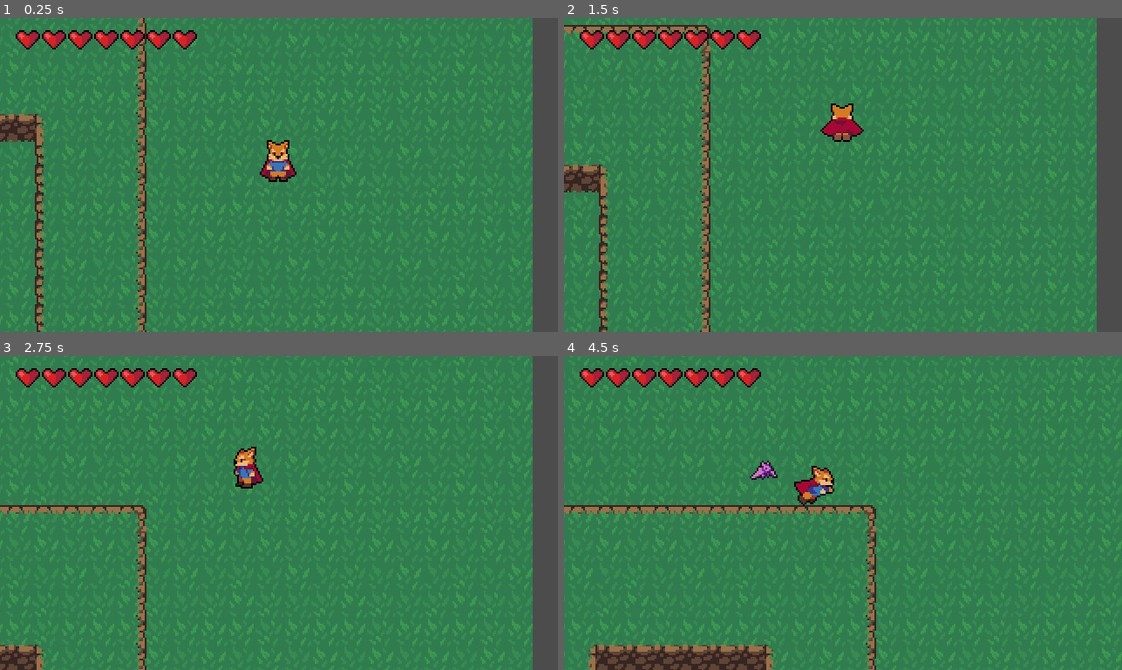
Above: before the commit, frames 1-4 (two rows, left to right).
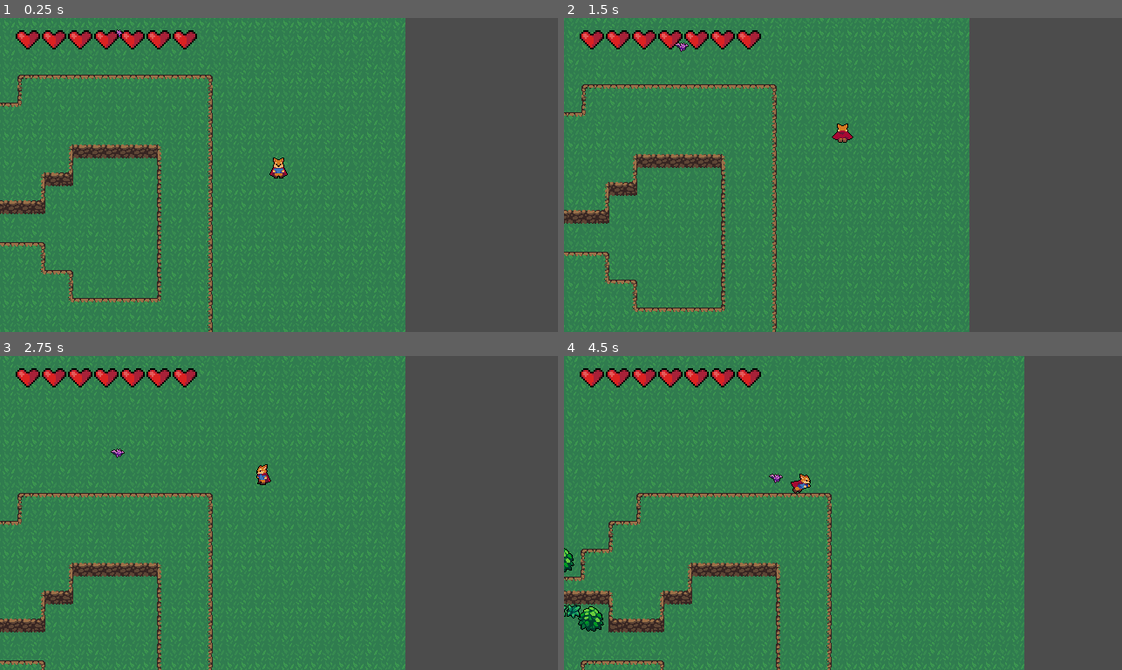
Above: after the commit, the same moments.

Repository: MilleniumBlitz/TopDownDungeon
Game: Godot game, scene res://main.tscn
Same seed, same stepped clock (60 frames per second), same inputs: the game is played once before the commit and once after it.
Inputs:
- Up to frame 1 (0.25 s): no input
- Up to frame 2 (1.5 s): tap Enter at 0.5 s; hold E (attack) 0.53-1.28 s; hold Z (move_up) from 0.53 s (still down); tap A (roll) at 1.35 s
- Up to frame 3 (2.75 s): release Z (move_up) at 2.03 s; hold Q (move_left) from 2.03 s (still down); hold E (attack) from 2.03 s (still down)
- Up to frame 4 (4.5 s): release E (attack) at 2.78 s; tap A (roll) at 2.85, 4.35 s; release Q (move_left) at 3.53 s; hold S (move_down) 3.53-4.28 s; hold E (attack) 3.53-4.28 s; hold D (move_right) from 4.28 s (still down)

The runs differ from the first frame. In frame 1, 36% of the frame differs, in the area x 0-96%, y 0-100%; in frame 2, 36%; in frame 3, 35%; in frame 4, 35%.

Commit message:
first part of bat wandering

Diff:
--- a/characters/enemy/bat/bat.gd
+++ b/characters/enemy/bat/bat.gd
@@ -12,6 +12,7 @@
 onready var sprite = $AnimatedSprite
 onready var hurtbox = $Hurtbox
 onready var soft_collision = $SoftCollision
+onready var wander_timer = $WanderTimer
 
 func _ready():
 	set_physics_process(false)
@@ -41,3 +42,6 @@
 
 func can_see_player():
 	return player_detection_zone.player != null
+
+func is_wander_timer_stop():
+	return wander_timer.time_left <= 0
--- a/characters/enemy/bat/bat.tscn
+++ b/characters/enemy/bat/bat.tscn
@@ -10,6 +10,7 @@
 [ext_resource path="res://characters/enemy/bat/PlayerDetection.gd" type="Script" id=8]
 [ext_resource path="res://tools/hitbox.tscn" type="PackedScene" id=9]
 [ext_resource path="res://tools/SoftCollision.tscn" type="PackedScene" id=10]
+[ext_resource path="res://characters/enemy/bat/states/idle.gd" type="Script" id=11]
 
 [sub_resource type="CircleShape2D" id=1]
 
@@ -71,7 +72,6 @@
 [node name="AnimatedSprite" type="AnimatedSprite" parent="."]
 frames = SubResource( 7 )
 animation = "Animate"
-frame = 1
 playing = true
 
 [node name="CollisionShape2D" type="CollisionShape2D" parent="."]
@@ -93,6 +93,9 @@
 [node name="StateMachine" type="Node" parent="."]
 script = ExtResource( 5 )
 
+[node name="Idle" type="Node" parent="StateMachine"]
+script = ExtResource( 11 )
+
 [node name="Wander" type="Node" parent="StateMachine"]
 script = ExtResource( 6 )
 
@@ -113,6 +116,10 @@
 [node name="CollisionShape2D" parent="SoftCollision" index="0"]
 shape = SubResource( 11 )
 
+[node name="WanderTimer" type="Timer" parent="."]
+wait_time = 4.0
+one_shot = true
+
 [connection signal="area_entered" from="Hurtbox" to="." method="_on_Hurtbox_area_entered"]
 [connection signal="no_health" from="Stats" to="." method="_on_Stats_no_health"]
 [connection signal="body_entered" from="PlayerDetection" to="PlayerDetection" method="_on_PlayerDetection_body_entered"]
--- a/characters/enemy/bat/bat_sm.gd
+++ b/characters/enemy/bat/bat_sm.gd
@@ -1,6 +1,7 @@
 extends StateMachine
 
 func _ready():
+	add_state("idle", $Idle)
 	add_state("wander", $Wander)
 	add_state("chase", $Chase)
 	state = $Wander
--- /dev/null
+++ b/characters/enemy/bat/states/idle.gd
@@ -0,0 +1,14 @@
+extends State
+
+func _enter():
+	owner.wander_timer.start()
+
+func _update(delta):
+	if owner.can_see_player():
+		emit_signal("finished", "chase")
+
+	if owner.is_wander_timer_stop():
+		emit_signal("finished", "wander")
+
+	owner.velocity = owner.velocity.move_toward(Vector2.ZERO, owner.FRICTION * delta)
+#	owner.move()
--- a/characters/enemy/bat/states/wander.gd
+++ b/characters/enemy/bat/states/wander.gd
@@ -1,8 +1,29 @@
 extends State
 
+var wander_range = 2400
+
+func _enter():
+	owner.velocity = owner.velocity.move_toward(Vector2(rand_range(-wander_range, wander_range), rand_range(-wander_range, wander_range)) * owner.MAX_SPEED, owner.ACCEL * 0.5)
+	owner.move()
+#	emit_signal("finished", "idle")
+
+func _exit():
+	owner.wander_timer.start()
+
+
+
 func _update(delta):
+	owner.velocity = owner.velocity.move_toward(Vector2.ZERO, owner.FRICTION * delta)
+	owner.move()
 	if owner.can_see_player():
 		emit_signal("finished", "chase")
-
-	owner.velocity = owner.velocity.move_toward(Vector2.ZERO, owner.FRICTION * delta)
-	owner.move()
+#	print(owner.velocity)
+#	if owner.velocity == Vector2.ZERO:
+#		print("otot")
+#		emit_signal("finished", "idle")
+#
+#	if owner.is_wander_timer_stop():
+#		print("oui")
+#
+#		owner.wander_timer.start()
+##	emit_signal("finished", "idle")
--- a/levels/level.tscn
+++ b/levels/level.tscn
@@ -477,6 +477,7 @@
 [node name="Camera2D" type="Camera2D" parent="."]
 position = Vector2( 427.851, 83.1712 )
 current = true
+zoom = Vector2( 2, 2 )
 drag_margin_h_enabled = true
 drag_margin_v_enabled = true
 editor_draw_drag_margin = true
Not shown: 1 places in characters/enemy/bat/bat.tscn that only renumber resources
